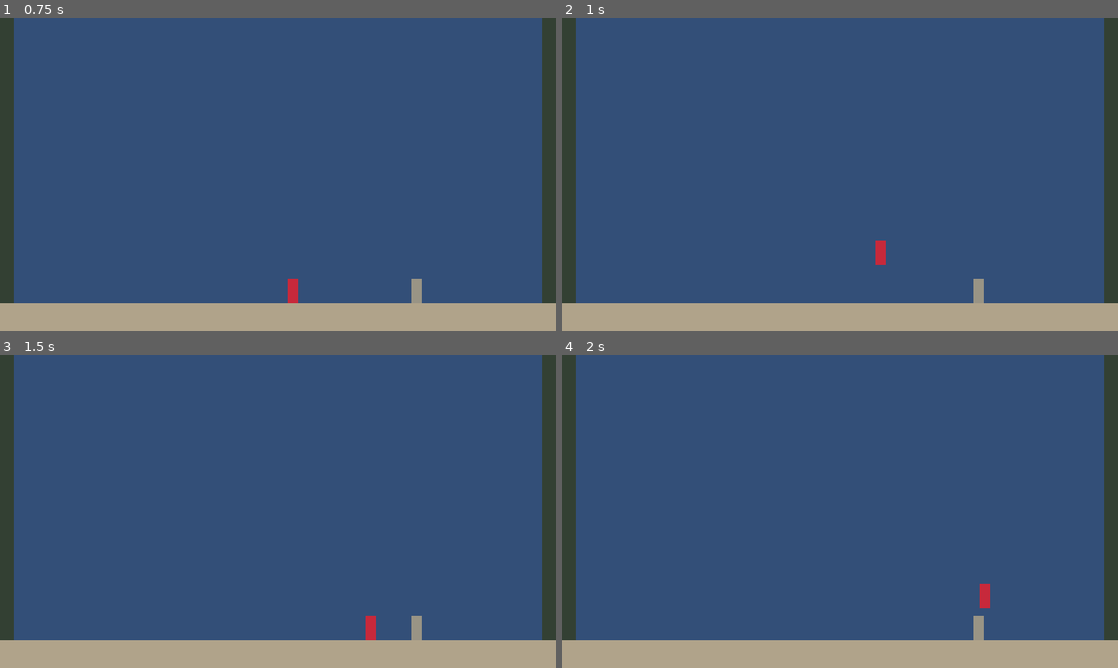
Above: before the commit, frames 1-4 (two rows, left to right).
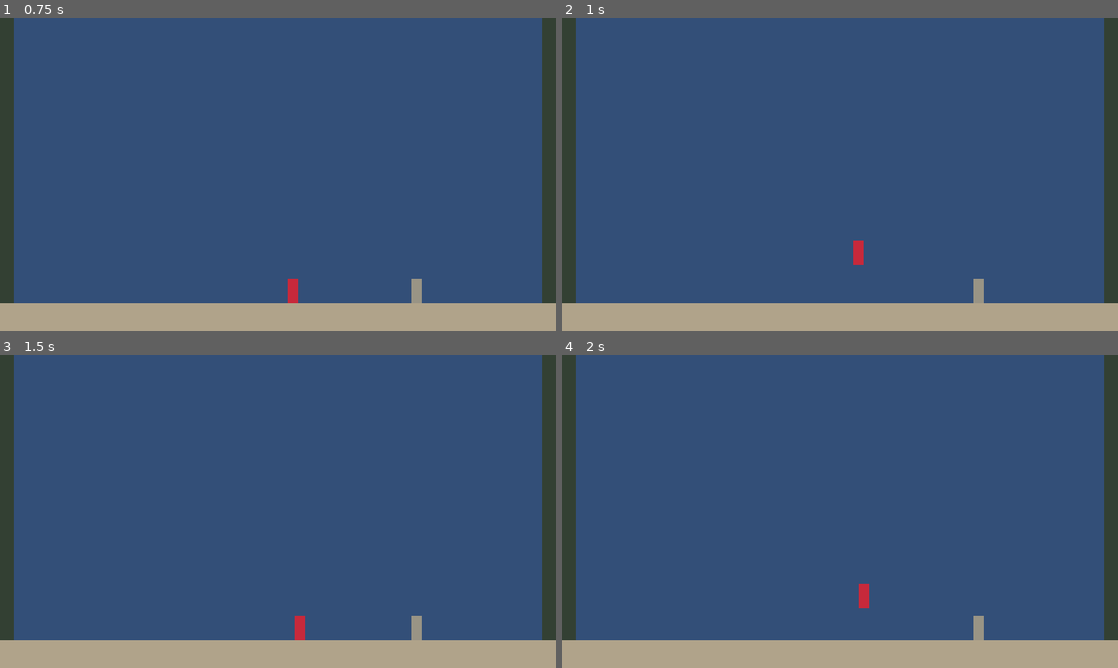
Above: after the commit, the same moments.

Repository: oplosy/fable
Game: Godot game, scene res://scenes/main.tscn
The game is run twice, just before and just after one commit, with the same random seed, the same clock (stepped at 60 frames per second) and the same inputs.
Inputs:
- Up to frame 1 (0.75 s): tap Enter at 0.5 s; hold D (p1_right) from 0.53 s (still down); tap J (p1_attack) at 0.6 s
- Up to frame 2 (1 s): keep holding D (p1_right); tap K (p1_jump) at 0.77 s
- Up to frame 3 (1.5 s): keep holding D (p1_right); tap 1 (p1_slot_1) at 1.35 s
- Up to frame 4 (2 s): keep holding D (p1_right); tap K (p1_jump) at 1.52 s

Frame 1 is identical in both runs. In frame 2, 0.3% of the frame differs, in the area x 52-59%, y 71-79%; in frame 3, 0.3%; in frame 4, 0.3%.

Commit message:
Add walk/run speeds, forward dive and invulnerable roll

Diff:
--- a/scenes/fighter/fighter.gd
+++ b/scenes/fighter/fighter.gd
@@ -11,10 +11,16 @@
 @export var character: CharacterData
 ## Without one the fighter stands idle (e.g. a target dummy).
 @export var controller: FighterController
-@export var run_speed := 120.0
+@export var walk_speed := 120.0
+@export var run_speed := 200.0
 @export var acceleration := 900.0
 @export var friction := 1100.0
 @export var jump_velocity := -300.0
+## A running jump is a low, long forward dive.
+@export var dive_velocity := Vector2(260.0, -220.0)
+@export var roll_speed := 220.0
+## Seconds a roll lasts; the fighter cannot be hit while rolling.
+@export var roll_time := 0.4
 @export var aim_speed_degrees := 90.0
 ## Seconds a hit fighter ignores its controller.
 @export var hit_stun_time := 0.25
@@ -32,6 +38,8 @@
 var _hit_stun := 0.0
 var _down_time := 0.0
 var _getup_invulnerable := 0.0
+var _roll_time := 0.0
+var _diving := false
 var _flash_tween: Tween
 
 @onready var _visuals: Node2D = $Visuals
@@ -81,7 +89,7 @@
 
 ## The firearm is in hand only while standing on the floor; moving puts it away.
 func is_firearm_drawn() -> bool:
-	return active_slot == Slot.FIREARM and firearm != null and is_on_floor() and controller.move == 0.0 and can_act()
+	return active_slot == Slot.FIREARM and firearm != null and is_on_floor() and controller.move == 0.0 and can_act() and not is_rolling()
 
 
 func is_stunned() -> bool:
@@ -97,11 +105,24 @@
 
 
 func is_invulnerable() -> bool:
-	return (is_knocked_down() and fighter_class.downed_invulnerable) or _getup_invulnerable > 0.0
+	return (is_knocked_down() and fighter_class.downed_invulnerable) or _getup_invulnerable > 0.0 or is_rolling()
+
+
+func is_rolling() -> bool:
+	return _roll_time > 0.0
+
+
+func is_diving() -> bool:
+	return _diving
 
 
 func can_act() -> bool:
 	return not is_stunned() and not is_dead() and not is_knocked_down()
+
+
+## Running is moving on the floor with the controller's run intent.
+func is_running() -> bool:
+	return is_on_floor() and controller.run and controller.move != 0.0
 
 
 func aim_direction() -> Vector2:
@@ -116,6 +137,7 @@
 	health.take_damage(damage)
 	velocity += knockback
 	melee.cancel()
+	_diving = false
 	if _flash_tween:
 		_flash_tween.kill()
 	_flash_tween = create_tween()
@@ -133,7 +155,7 @@
 	_down_time = fighter_class.knockdown_time
 	_hit_stun = 0.0
 	_drop_firearm()
-	_lie_down(true)
+	_update_pose()
 	_update_hittable()
 
 
@@ -156,7 +178,7 @@
 func _get_up() -> void:
 	_down_time = 0.0
 	_getup_invulnerable = fighter_class.getup_invulnerability
-	_lie_down(false)
+	_update_pose()
 	_update_hittable()
 
 
@@ -165,14 +187,17 @@
 	collision_layer = 0 if is_dead() or is_invulnerable() else FIGHTERS_LAYER
 
 
-## Placeholder pose: lie down backwards. Replaced by knockdown and death animations later.
-func _lie_down(down: bool) -> void:
-	_visuals.rotation = -facing * PI / 2.0 if down else 0.0
-	_visuals.position.y = -6.0 if down else 0.0
+## Placeholder poses until animations exist: lying backwards when down or dead,
+## head-first while diving, squashed while rolling.
+func _update_pose() -> void:
+	var lying := is_dead() or is_knocked_down()
+	_visuals.rotation = -facing * PI / 2.0 if lying else (facing * PI / 2.0 if _diving else 0.0)
+	_visuals.position.y = -6.0 if lying or _diving else 0.0
+	_visuals.scale.y = 0.5 if is_rolling() else 1.0
 
 
 func _on_died() -> void:
-	_lie_down(true)
+	_update_pose()
 	_update_hittable()
 	melee.cancel()
 
@@ -187,7 +212,14 @@
 	elif _getup_invulnerable > 0.0:
 		_getup_invulnerable = maxf(_getup_invulnerable - delta, 0.0)
 		_update_hittable()
-	var acting := can_act()
+	if is_rolling():
+		_roll_time = maxf(_roll_time - delta, 0.0)
+		if not is_rolling():
+			_update_hittable()
+	if _diving and is_on_floor():
+		_diving = false
+	# Dives and rolls commit the fighter until they end.
+	var acting := can_act() and not is_rolling() and not _diving
 	# A melee attack commits the fighter: no moving, turning, jumping or slot changes until it ends.
 	var unlocked := acting and not melee.is_attacking()
 
@@ -197,17 +229,27 @@
 	if not is_on_floor():
 		velocity.y += gravity * delta
 
-	if unlocked and controller.jump and is_on_floor():
-		velocity.y = jump_velocity
-
-	var direction := controller.move if unlocked else 0.0
+	# No steering in the air: jumps, dives and jump kicks keep their takeoff momentum.
+	var direction := controller.move if unlocked and is_on_floor() else 0.0
 	if direction:
-		velocity.x = move_toward(velocity.x, direction * run_speed, acceleration * delta)
+		var speed := run_speed if controller.run else walk_speed
+		velocity.x = move_toward(velocity.x, direction * speed, acceleration * delta)
 		facing = 1 if direction > 0 else -1
 		_visuals.scale.x = facing
-	elif not melee.is_air_attacking() or is_on_floor():
-		# A jump kick keeps the jump's momentum.
+	elif is_on_floor() and not is_rolling():
 		velocity.x = move_toward(velocity.x, 0.0, friction * delta)
+
+	if unlocked and controller.jump and is_on_floor():
+		if is_running():
+			_diving = true
+			velocity = Vector2(facing * dive_velocity.x, dive_velocity.y)
+		else:
+			# A walking jump goes straight up.
+			velocity = Vector2(0.0, jump_velocity)
+	elif unlocked and controller.down and is_running():
+		_roll_time = roll_time
+		velocity.x = facing * roll_speed
+		_update_hittable()
 
 	if firearm:
 		var drawn := is_firearm_drawn()
@@ -225,6 +267,7 @@
 		melee.request_attack(not is_on_floor())
 	melee.physics_update(delta)
 	_update_attack_placeholder()
+	_update_pose()
 
 	move_and_slide()
 
